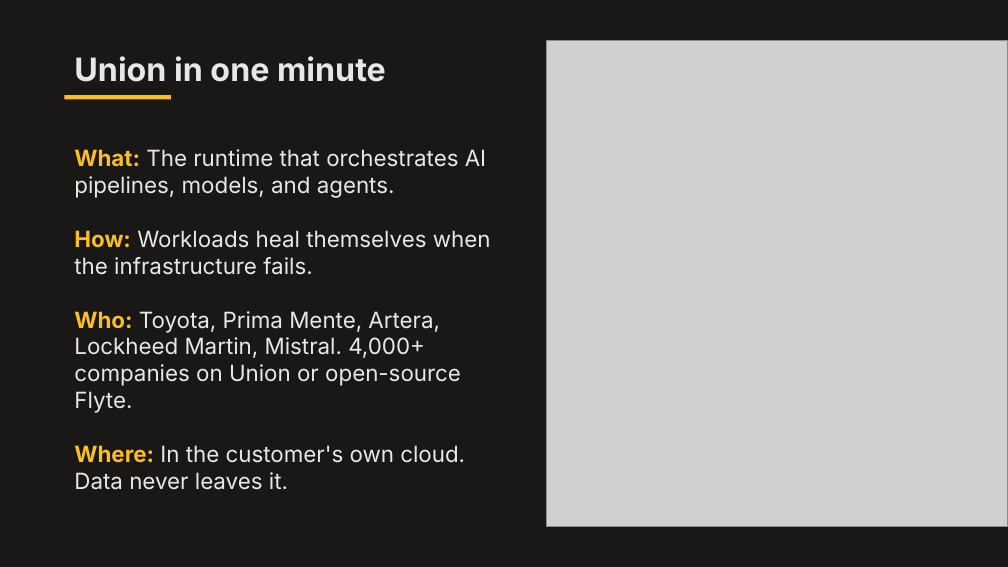
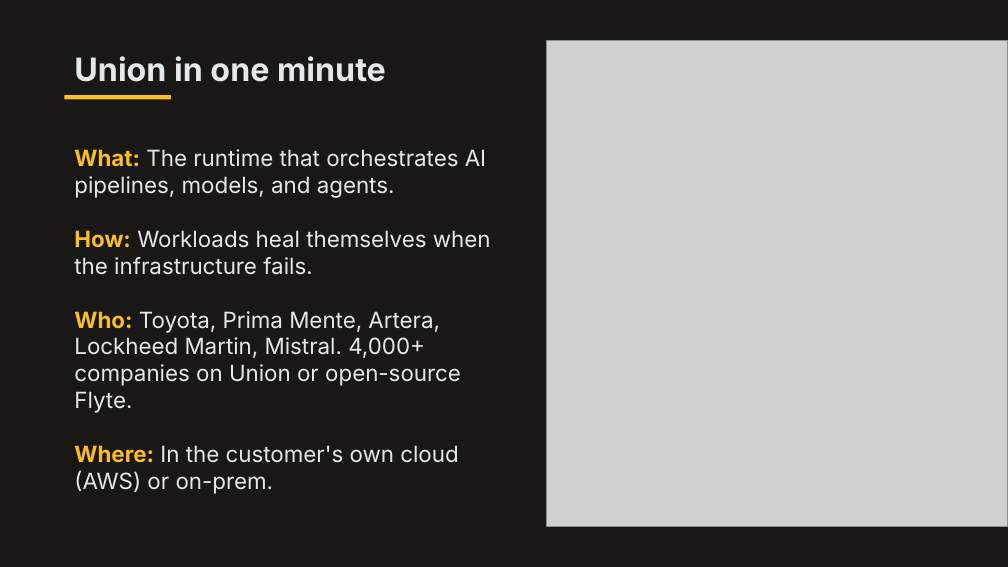
Before and after one commit to mGalarnyk/Python_Tutorials, a slide deck: slide 2 of NLP/Fine_Tuning/fomc_peft/slides/presentation_model_customization.pptx. Drawn at 1008x567 pixels with LibreOffice and Linux fonts; fonts in the diff are those of the drawing; grey boxes stand for pictures. Boxes give left, top, right and bottom in pixels: in the first picture for what was removed or moved away, otherwise in the second. Text is boxed around its words. In the diff, an @@ line names an element or a change of style, - is before the commit and + after.

```diff
--- a/NLP/Fine_Tuning/fomc_peft/slides/presentation_model_customization.pptx
+++ b/NLP/Fine_Tuning/fomc_peft/slides/presentation_model_customization.pptx
@@ text at (x1=74, y1=445, x2=458, y2=494): text changed @@
-Where: In the customer's own cloud. Data never leaves it.
+Where: In the customer's own cloud (AWS) or on-prem.
```
Also in this commit, not shown: 1 other file.
